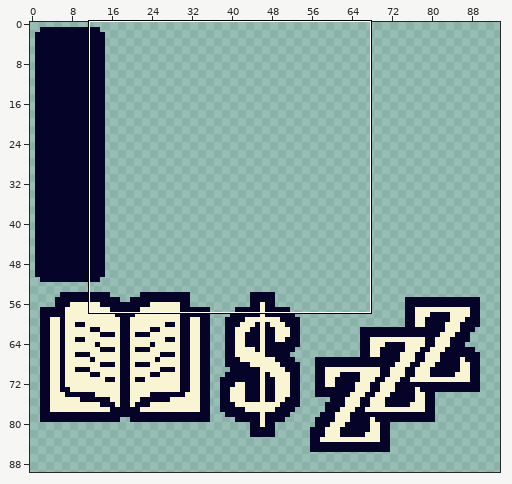
Two states of a pixel-art file, Assets/Art/ui-elements.aseprite. Above: a wide view before the commit, with the close-up outlined.
Close-up. Before the edit:
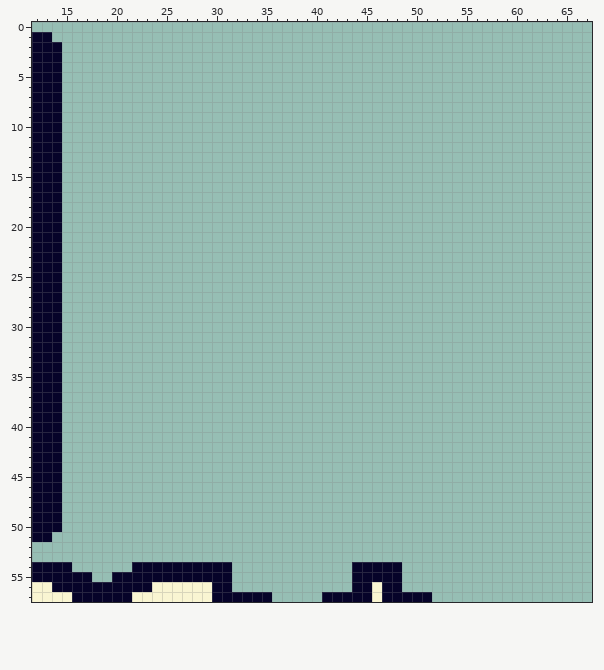
128x128 pixels, 1 frame. Shown: x 12..67, y 0..57. The old version is drawn lined up with the new one. The wide view leaves out empty margins.
New version:
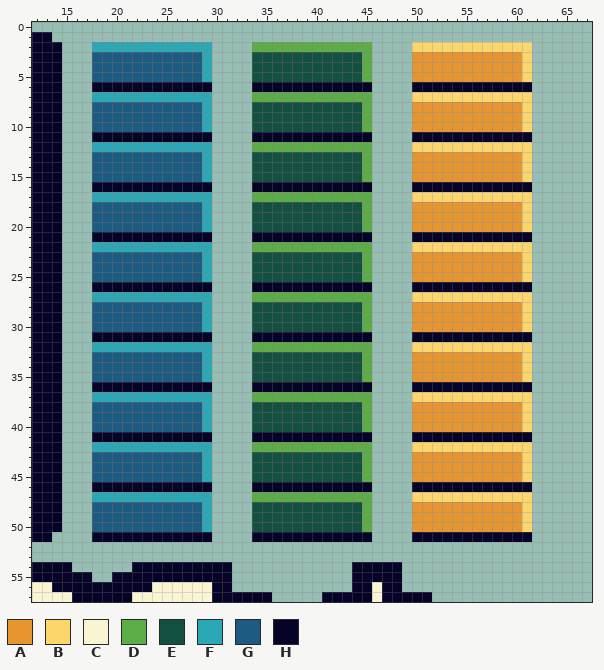
Palette (. is transparent): A #e7952e  B #fcd56b  C #f9f5d2  D #5cac48  E #145041  F #2ba8b5  G #1c5c83  H #060329
Change:
drawings rearranged on the sheet (the old picture shows each at its new place; 3 dropped ones are not shown)
Changed rows in their new state; - is an unchanged pixel.
first column x 18:
 2 FFFFFFFFFFFF----DDDDDDDDDDDD----BBBBBBBBBBBB
 3 GGGGGGGGGGGF----EEEEEEEEEEED----AAAAAAAAAAAB
 4 GGGGGGGGGGGF----EEEEEEEEEEED----AAAAAAAAAAAB
 5 GGGGGGGGGGGF----EEEEEEEEEEED----AAAAAAAAAAAB
 6 HHHHHHHHHHHH----HHHHHHHHHHHH----HHHHHHHHHHHH
 7 FFFFFFFFFFFF----DDDDDDDDDDDD----BBBBBBBBBBBB
 8 GGGGGGGGGGGF----EEEEEEEEEEED----AAAAAAAAAAAB
 9 GGGGGGGGGGGF----EEEEEEEEEEED----AAAAAAAAAAAB
10 GGGGGGGGGGGF----EEEEEEEEEEED----AAAAAAAAAAAB
11 HHHHHHHHHHHH----HHHHHHHHHHHH----HHHHHHHHHHHH
12 FFFFFFFFFFFF----DDDDDDDDDDDD----BBBBBBBBBBBB
13 GGGGGGGGGGGF----EEEEEEEEEEED----AAAAAAAAAAAB
14 GGGGGGGGGGGF----EEEEEEEEEEED----AAAAAAAAAAAB
15 GGGGGGGGGGGF----EEEEEEEEEEED----AAAAAAAAAAAB
16 HHHHHHHHHHHH----HHHHHHHHHHHH----HHHHHHHHHHHH
17 FFFFFFFFFFFF----DDDDDDDDDDDD----BBBBBBBBBBBB
18 GGGGGGGGGGGF----EEEEEEEEEEED----AAAAAAAAAAAB
19 GGGGGGGGGGGF----EEEEEEEEEEED----AAAAAAAAAAAB
20 GGGGGGGGGGGF----EEEEEEEEEEED----AAAAAAAAAAAB
21 HHHHHHHHHHHH----HHHHHHHHHHHH----HHHHHHHHHHHH
22 FFFFFFFFFFFF----DDDDDDDDDDDD----BBBBBBBBBBBB
23 GGGGGGGGGGGF----EEEEEEEEEEED----AAAAAAAAAAAB
24 GGGGGGGGGGGF----EEEEEEEEEEED----AAAAAAAAAAAB
25 GGGGGGGGGGGF----EEEEEEEEEEED----AAAAAAAAAAAB
26 HHHHHHHHHHHH----HHHHHHHHHHHH----HHHHHHHHHHHH
27 FFFFFFFFFFFF----DDDDDDDDDDDD----BBBBBBBBBBBB
28 GGGGGGGGGGGF----EEEEEEEEEEED----AAAAAAAAAAAB
29 GGGGGGGGGGGF----EEEEEEEEEEED----AAAAAAAAAAAB
30 GGGGGGGGGGGF----EEEEEEEEEEED----AAAAAAAAAAAB
31 HHHHHHHHHHHH----HHHHHHHHHHHH----HHHHHHHHHHHH
32 FFFFFFFFFFFF----DDDDDDDDDDDD----BBBBBBBBBBBB
33 GGGGGGGGGGGF----EEEEEEEEEEED----AAAAAAAAAAAB
34 GGGGGGGGGGGF----EEEEEEEEEEED----AAAAAAAAAAAB
35 GGGGGGGGGGGF----EEEEEEEEEEED----AAAAAAAAAAAB
36 HHHHHHHHHHHH----HHHHHHHHHHHH----HHHHHHHHHHHH
37 FFFFFFFFFFFF----DDDDDDDDDDDD----BBBBBBBBBBBB
38 GGGGGGGGGGGF----EEEEEEEEEEED----AAAAAAAAAAAB
39 GGGGGGGGGGGF----EEEEEEEEEEED----AAAAAAAAAAAB
40 GGGGGGGGGGGF----EEEEEEEEEEED----AAAAAAAAAAAB
41 HHHHHHHHHHHH----HHHHHHHHHHHH----HHHHHHHHHHHH
42 FFFFFFFFFFFF----DDDDDDDDDDDD----BBBBBBBBBBBB
43 GGGGGGGGGGGF----EEEEEEEEEEED----AAAAAAAAAAAB
44 GGGGGGGGGGGF----EEEEEEEEEEED----AAAAAAAAAAAB
45 GGGGGGGGGGGF----EEEEEEEEEEED----AAAAAAAAAAAB
46 HHHHHHHHHHHH----HHHHHHHHHHHH----HHHHHHHHHHHH
47 FFFFFFFFFFFF----DDDDDDDDDDDD----BBBBBBBBBBBB
48 GGGGGGGGGGGF----EEEEEEEEEEED----AAAAAAAAAAAB
49 GGGGGGGGGGGF----EEEEEEEEEEED----AAAAAAAAAAAB
50 GGGGGGGGGGGF----EEEEEEEEEEED----AAAAAAAAAAAB
51 HHHHHHHHHHHH----HHHHHHHHHHHH----HHHHHHHHHHHH
